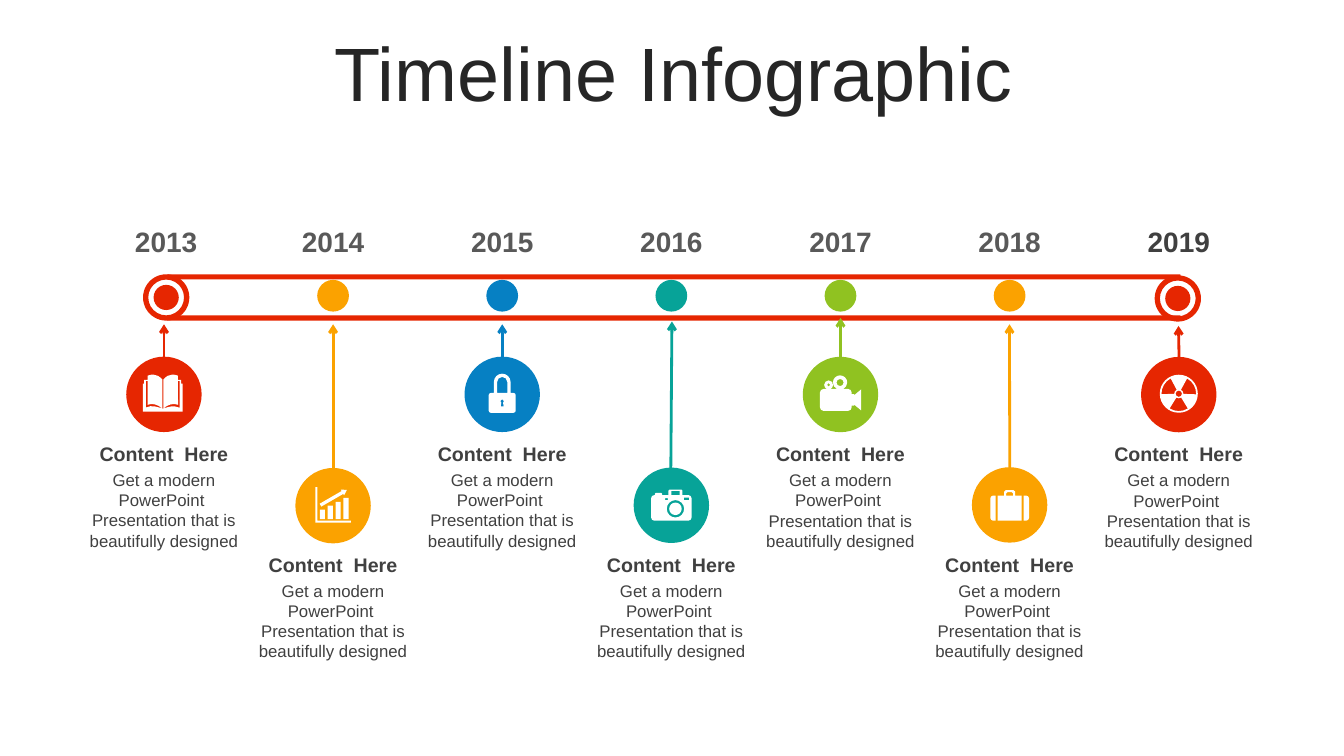
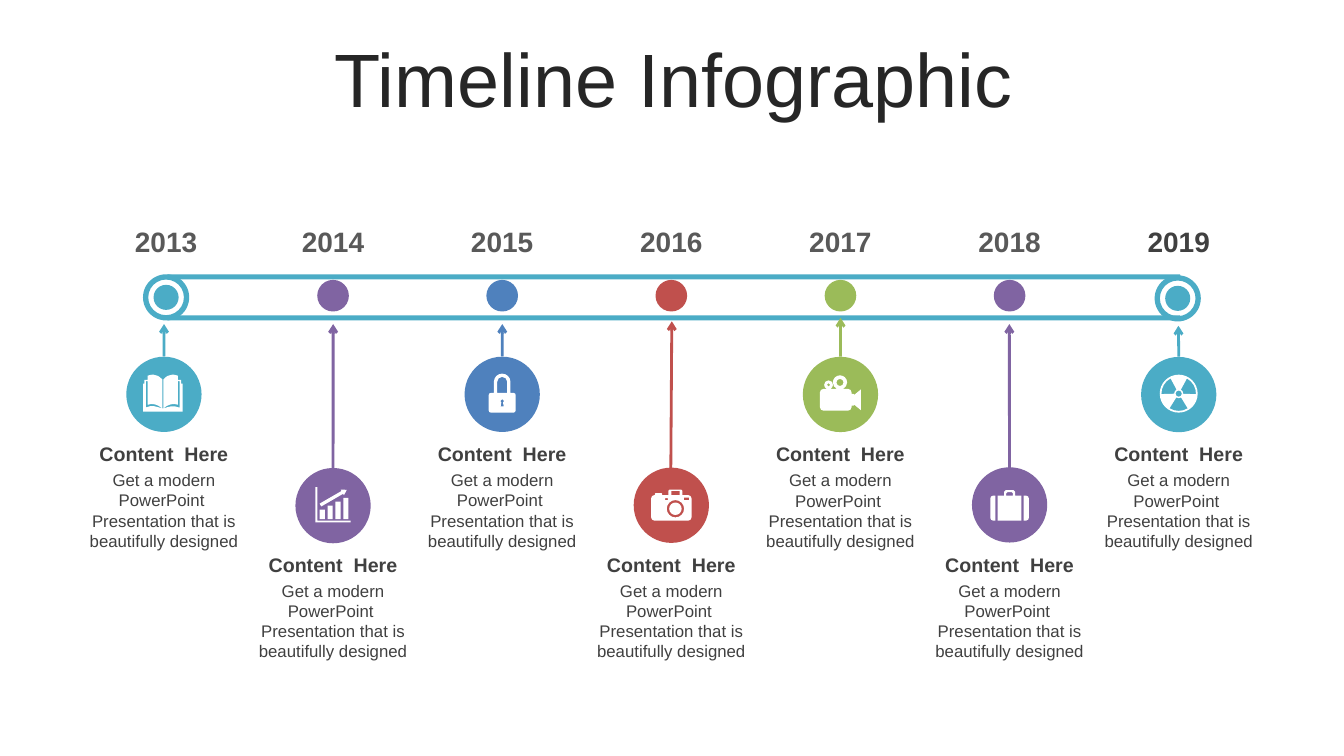
Before and after one commit to thanhlongvl/sportdemo, a slide deck: slide 21 of industry 4.0-Revolution-PowerPoint-Templates.pptx (slide 9 before the commit). Drawn at 1344x756 pixels with LibreOffice and Linux fonts; fonts in the diff are those of the drawing. Boxes give left, top, right and bottom in pixels: in the first picture for what was removed or moved away, otherwise in the second. Text is boxed around its words. In the diff, an @@ line names an element or a change of style, - is before the commit and + after.

```diff
--- a/industry 4.0-Revolution-PowerPoint-Templates.pptx
+++ b/industry 4.0-Revolution-PowerPoint-Templates.pptx
@@ text "Timeline Infographic" at (335, 52, 1012, 121): line spacing 0.9 to 1; less space between paragraphs @@
@@ ellipse at (487, 280, 518, 312): fill #0680C3 to #4F81BD @@
@@ ellipse at (655, 280, 687, 312): fill #07A398 to #C0504D @@
@@ ellipse at (825, 280, 856, 312): fill #90C221 to #9BBB59 @@
@@ arrow removed from (164, 357) to (164, 325) @@
@@ freeform shape added at (164, 325, 164, 357), outline #4BACC6 2.01 pt @@
@@ arrow removed from (333, 476) to (333, 325) @@
@@ freeform shape added at (333, 325, 333, 476), outline #8064A2 2.01 pt @@
@@ arrow removed from (502, 357) to (502, 325) @@
@@ freeform shape added at (502, 325, 502, 357), outline #4F81BD 2.01 pt @@
@@ arrow removed from (670, 473) to (673, 322) @@
@@ freeform shape added at (671, 322, 673, 473), outline #C0504D 2.01 pt @@
@@ arrow removed from (841, 357) to (841, 318) @@
@@ freeform shape added at (841, 318, 841, 356), outline #9BBB59 2.01 pt @@
@@ freeform shape added at (1009, 325, 1009, 476), outline #8064A2 2.01 pt @@
@@ arrow removed from (1010, 476) to (1010, 325) @@
@@ arrow removed from (1180, 357) to (1179, 326) @@
@@ freeform shape added at (1179, 326, 1179, 357), outline #4BACC6 2.01 pt @@
@@ fill #E62601 to #4BACC6 in 8 elements at (143, 274, 190, 321), (153, 285, 178, 311), (167, 274, 1181, 279), (167, 316, 1181, 321), (1155, 275, 1202, 322), (1166, 286, 1191, 312), (1141, 357, 1217, 433), (126, 357, 202, 433) @@
@@ ellipse at (465, 357, 540, 433): fill #0680C3 to #4F81BD @@
@@ ellipse at (803, 357, 878, 433): fill #90C221 to #9BBB59 @@
@@ outline redrawn in 7 elements at (316, 487, 351, 522), (1160, 375, 1199, 413), (651, 490, 692, 521), (820, 375, 861, 410), (489, 374, 516, 413), (990, 490, 1028, 520), (143, 375, 182, 412) @@
@@ ellipse at (634, 468, 710, 543): fill #07A398 to #C0504D @@
@@ fill #FBA200 to #8064A2 in 4 elements at (994, 280, 1025, 312), (318, 280, 349, 312), (295, 468, 371, 543), (972, 468, 1048, 543) @@
```
Also in this commit, not shown: 44 other slides changed, 11 slides added, 6 slides removed, 1 other file.
